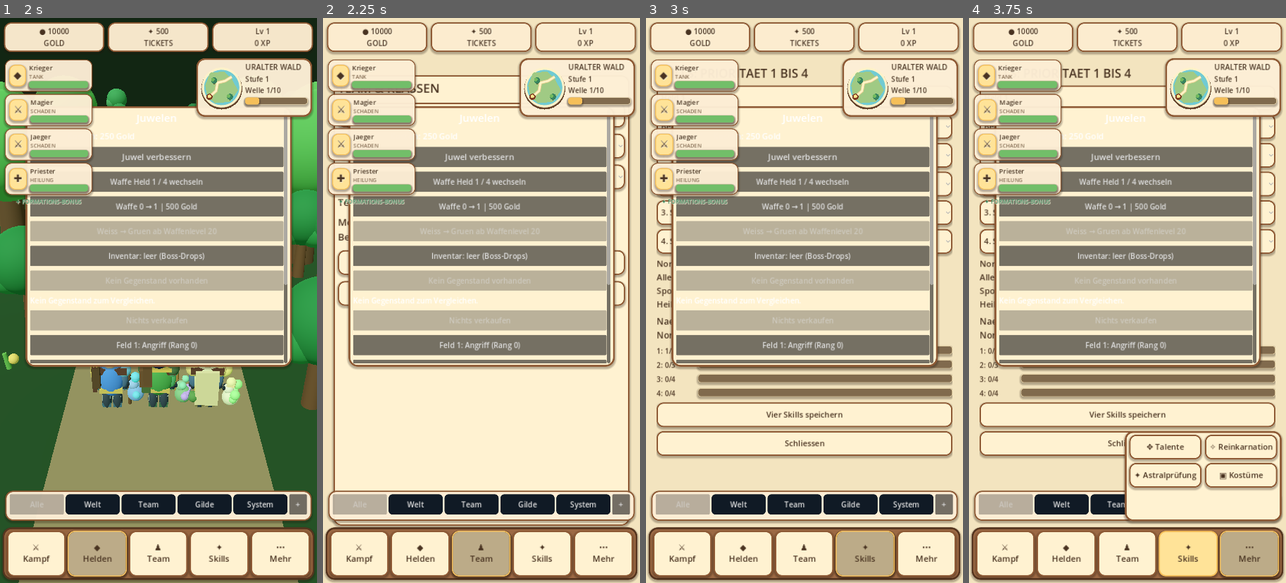
Above: before the commit, frames 1-4 (left to right).
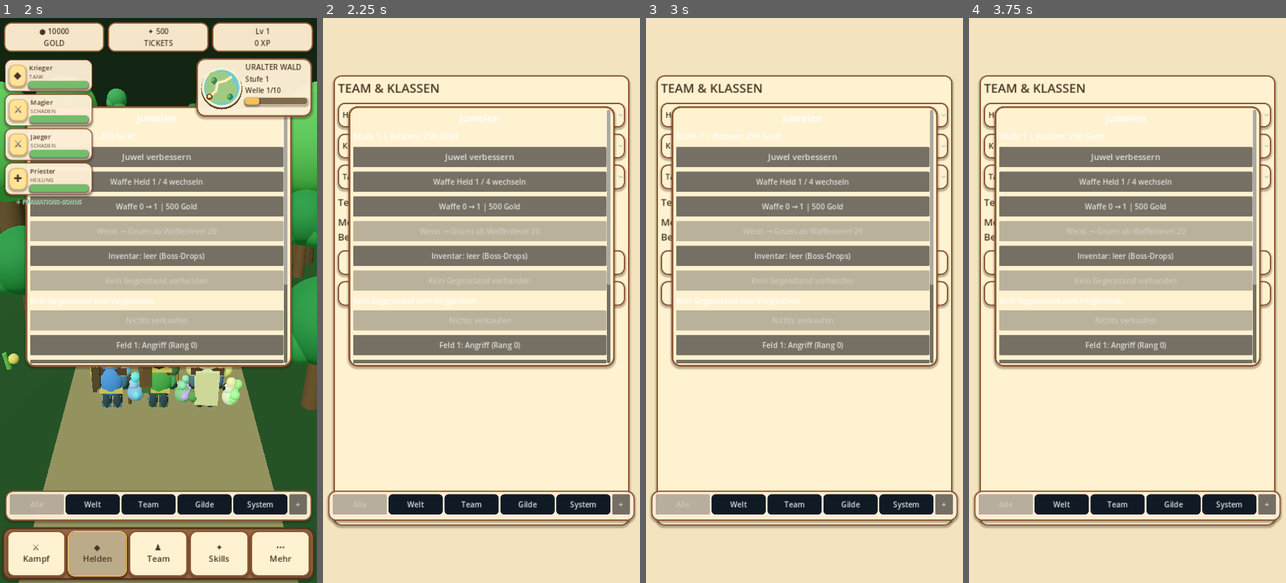
Above: after the commit, the same moments.

Repository: xynewageyx/TitanLegend
Game: Godot game, scene res://scenes/main.tscn
Same seed, same stepped clock (60 frames per second), same inputs: the game is played once before the commit and once after it.
Inputs (mouse positions are in pixels of both pictures, inside the frame that each line leads up to):
- Up to frame 1 (2 s): click "⚔ Kampf" at 0.5 s; click "◆ Helden" at 1.25 s
- Up to frame 2 (2.25 s): click "♟ Team" at 2 s
- Up to frame 3 (3 s): click (864, 554) at 2.75 s, where only the run before the commit has a clickable "✦ Skills"
- Up to frame 4 (3.75 s): click (1247, 554) at 3.5 s, where only the run before the commit has a clickable "⋯ Mehr"

Frame 1 is identical in both runs. In frame 2, 13% of the frame differs, in the area x 0-100%, y 0-100%; in frame 3, 23%; in frame 4, 28%.

Commit message:
Keep submenus accessible above the fantasy HUD overlay

Diff:
--- a/scripts/adventure_hud_overlay.gd
+++ b/scripts/adventure_hud_overlay.gd
@@ -236,6 +236,24 @@
   menu.add_child(button)
  more_panel.hide()
 
+func _process(_delta: float) -> void:
+ if hud == null:
+  return
+ # Submenus are siblings created earlier by the original scene. Temporarily
+ # hide this topmost overlay while one of them is open, then restore the dock.
+ var modal_active: bool = false
+ for menu_name in ["ClassMenu", "SkillMenu", "TalentMenu"]:
+  var menu: Control = hud.get_node_or_null(menu_name) as Control
+  if menu != null and menu.visible:
+   modal_active = true
+ var cosmetics: Variant = hud.get("skin_shop_menu")
+ if cosmetics is Control and (cosmetics as Control).visible:
+  modal_active = true
+ if modal_active and visible:
+  hide()
+ elif not modal_active and not visible:
+  show()
+
 func _on_navigation(target: String) -> void:
  if target == "more":
   more_open = not more_open
@@ -248,6 +266,8 @@
  _update_nav_selection()
  if hud != null:
   hud.call("_open_menu", target)
+  if target in ["team", "skills", "talents", "shop"]:
+   hide()
 
 func _update_nav_selection() -> void:
  for entry in NAV_ENTRIES:
